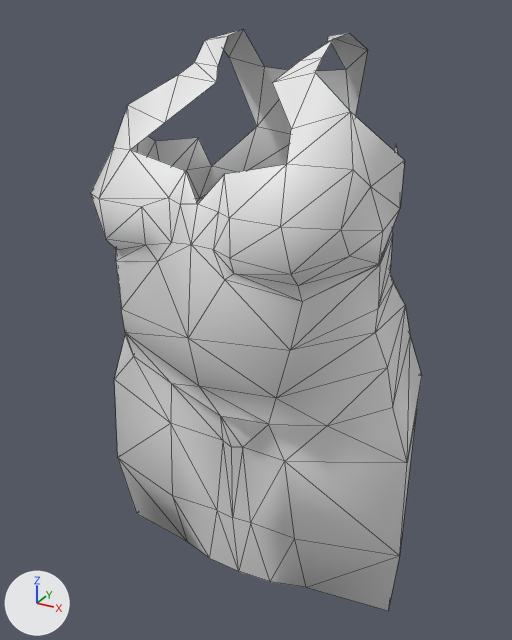
One commit to the FBX model Contents/mods/Authentic Z - Current/media/models_X/Skinned/CustomBodies/FatBody03_F/FatBod_F_03_Dress_Knees_Straps.fbx: the scene before it, then after it.
Rendered twice from a 50 mm lens placed at (0.00307, -0.00545, 0.0084), pointed at (-0.0001, 0.00032, 0.00552). The axes (+X, +Y, +Z) are drawn at lower left. The lights are the same throughout. Mesh edges are drawn as thin lines. Materials are left out; every surface is plain grey.

Script lines for the objects in view, before the commit:
```python
me_mesh_001 = bpy.data.meshes.new('Mesh.001')
me_mesh_001.from_pydata(...)  # 173 vertices, 298 faces; spans x -0.00168..0.0017, y -0.00103..0.00177, z 0.00276..0.00822
me_mesh_001.materials.append(mat_material__135)
# before: 34 (0.00066, -0.00012, 0.00794) at pixel (315, 72), 35 (0.00027, -0.00008, 0.00785) at pixel (272, 82), 36 (0.00063, 0.00008, 0.00804) at pixel (322, 57), 42 (0.00066, 0.00102, 0.00806) at pixel (367, 49), 43 (0.00067, 0.00053, 0.00821) at pixel (349, 33)
# before: 79 (0.00063, 0.00029, 0.00817) at pixel (333, 39), 80 (0.00095, 0.00091, 0.00688), 82 (0.00052, 0.0011, 0.00728), 86 (0.00103, 0.00086, 0.00729) at pixel (395, 143), 91 (0.00042, 0.0001, 0.00801) at pixel (299, 61)
# before: 104 (0.00061, -0.00042, 0.00755) at pixel (291, 129), 110 (-0.00064, -0.0001, 0.00788) at pixel (178, 74), 111 (-0.00027, -0.00007, 0.00783) at pixel (216, 82), 112 (-0.00059, 0.00009, 0.00797) at pixel (194, 62), 118 (-0.00079, 0.00101, 0.00796) at pixel (228, 56)
# before: 119 (-0.0007, 0.0006, 0.00816) at pixel (214, 37), 151 (-0.00061, 0.00029, 0.00814) at pixel (204, 40), 152 (-0.00096, 0.0009, 0.00688) at pixel (211, 166), 154 (-0.00052, 0.00109, 0.00729) at pixel (256, 126), 156 (-0.00104, 0.00079, 0.00719) at pixel (198, 137)
# before: 161 (-0.00036, 0.0001, 0.00794) at pixel (217, 66), 170 (-0.0006, -0.00039, 0.00751) at pixel (164, 122)
ob_body_002 = bpy.data.objects.new('Body.002', me_mesh_001)
ob_body_002.location = (0.0, 0.0, 0.0)
```
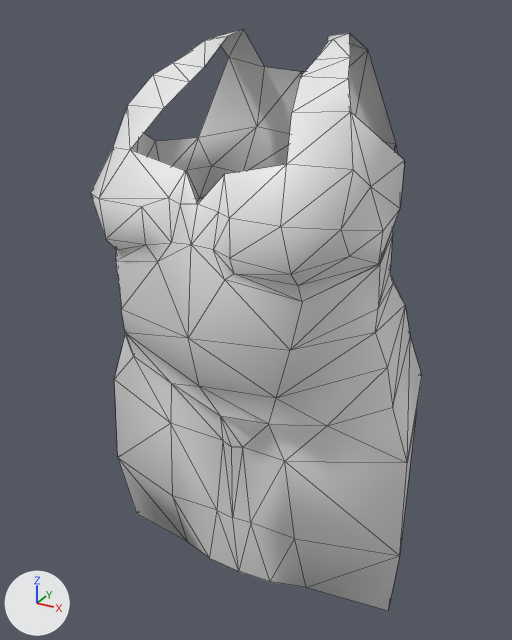
Location of each change, [x1, y1, x2, y2] in pixels of the pictures (512 x 640 px):
```json
{"part": 1, "of": "me_mesh_001", "change": "built on", "before": [128, 36, 350, 163], "after": [128, 33, 396, 166]}
```

The change, as JSON lines over the scene's bpy script:
```json
{"block": "me_mesh_001", "where": "me_mesh_001.from_pydata(...)  # 173 vertices, 298 faces; spans x -0.00168..0.0017, y -0.00103..0.00177, z 0.00276..0.00822"}
{"block": "me_mesh_001", "where": "# used by ob_body_002; location = (0.0, 0.0, 0.0)"}
{"block": "me_mesh_001", "where": "# verts and faces of me_mesh_001; kept vertices keep their numbers, new ones are numbered from 173"}
{"block": "me_mesh_001", "change": "me_mesh_001 part 1"}
{"op": "add", "block": "me_mesh_001", "code": "verts[34] = (0.00094, -0.00013, 0.00791)  # moved, pixel (348, 78)"}
{"op": "add", "block": "me_mesh_001", "code": "verts[35] = (0.00054, -0.00013, 0.00791)  # moved, pixel (300, 76)"}
{"op": "add", "block": "me_mesh_001", "code": "verts[36] = (0.00087, 0.00007, 0.00805)  # moved, pixel (350, 57)"}
{"op": "add", "block": "me_mesh_001", "code": "verts[91] = (0.00056, 0.0001, 0.00802)  # moved, pixel (314, 60)"}
{"op": "add", "block": "me_mesh_001", "code": "verts[104] = (0.00061, -0.00042, 0.00767)  # moved, pixel (291, 112)"}
{"op": "add", "block": "me_mesh_001", "code": "verts[170] = (-0.0006, -0.00039, 0.00763)  # moved, pixel (163, 108)"}
{"op": "add", "block": "me_mesh_001", "code": "verts[110] = (-0.00091, -0.00009, 0.00786)  # moved, pixel (152, 74)"}
{"op": "add", "block": "me_mesh_001", "code": "verts[111] = (-0.00055, -0.00006, 0.00782)  # moved, pixel (189, 81)"}
{"op": "add", "block": "me_mesh_001", "code": "verts[112] = (-0.00083, 0.0001, 0.00796)  # moved, pixel (172, 62)"}
{"op": "add", "block": "me_mesh_001", "code": "verts[161] = (-0.0005, 0.0001, 0.00793)  # moved, pixel (204, 67)"}
{"op": "add", "block": "me_mesh_001", "code": "faces += [(152, 156, 154), (80, 82, 86), (42, 86, 82), (118, 154, 156), (112, 151, 119), (36, 43, 79)]"}
```
